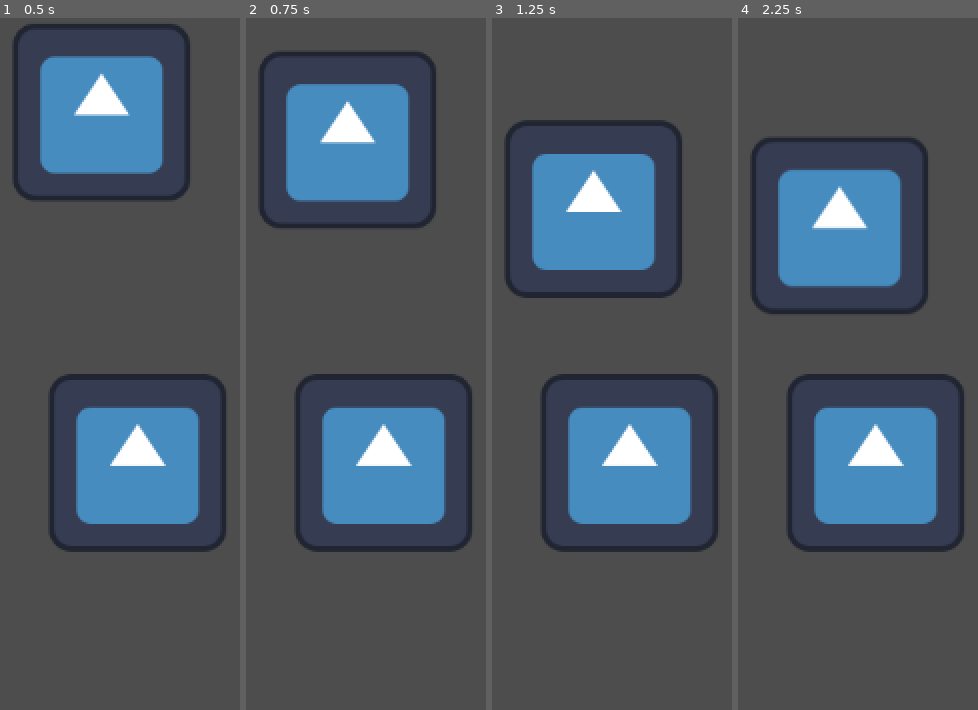
Above: before the commit, frames 1-4 (left to right).
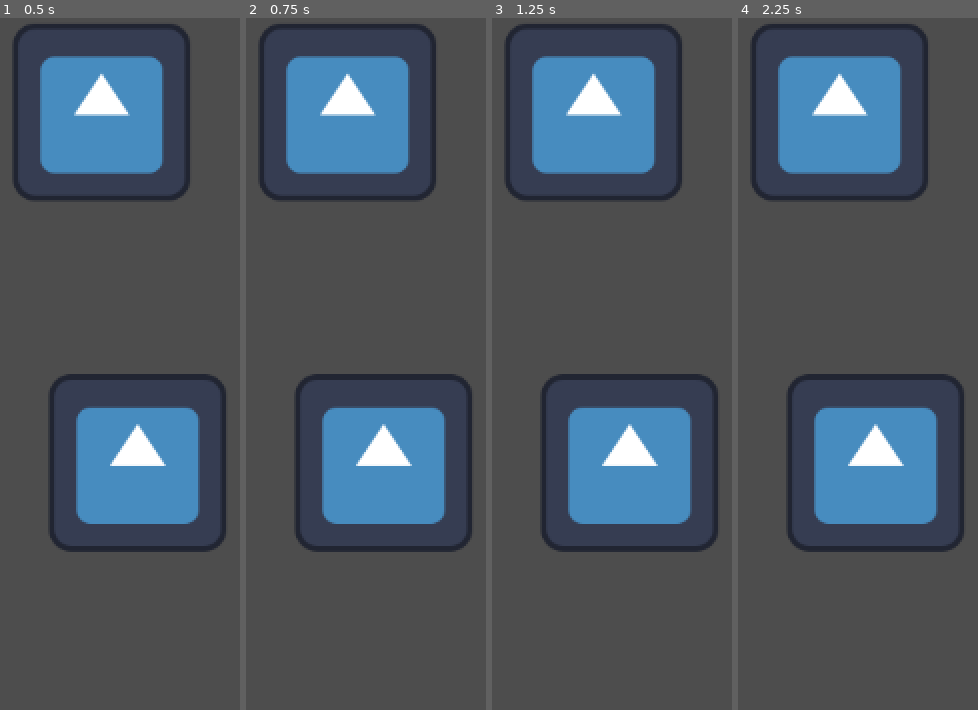
Above: after the commit, the same moments.

Repository: Demofritos/CannonBall
Game: Godot game, scene res://world.tscn
The game is run twice, just before and just after one commit, with the same random seed, the same clock (stepped at 60 frames per second) and the same inputs. The engine's default icon, where the game draws it, is replaced by a stand-in: a white triangle on a blue panel in a dark square.
Inputs:
- Up to frame 1 (0.5 s): no input
- Up to frame 2 (0.75 s): tap Enter at 0.5 s; hold Space (jump_up) from 0.53 s (still down)
- Up to frame 3 (1.25 s): keep holding Space (jump_up)
- Up to frame 4 (2.25 s): release Space (jump_up) at 1.28 s; tap Space (jump_up) at 2 s; hold Space (jump_up) from 2.03 s (still down)

Frame 1 is identical in both runs. In frame 2, 8.0% of the frame differs, in the area x 5-80%, y 0-31%; in frame 3, 18%; in frame 4, 20%, in the area x 5-80%, y 0-43%.

Commit message:
asdfghjkl

Diff:
--- a/player.gd
+++ b/player.gd
@@ -2,7 +2,10 @@
 
 const GRAVITY : int = 1000
 const MAX_VEL : int =600
-func _process(delta: float) -> void:
-	if Input.is_action_pressed("jump_up"):
-		position += Vector2(0, -100) * delta
-var gravity = 100
+var flying : bool = false
+var falling : bool = false
+const START_POS = Vector2(100, 400)
+
+func _ready():
+	falling = false
+	flying = false
